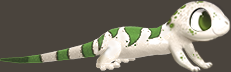
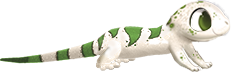
Layers edited between the first and the second 231×72 image:
removed layer "Color Fill 1" over [0, 0, 231, 72]
